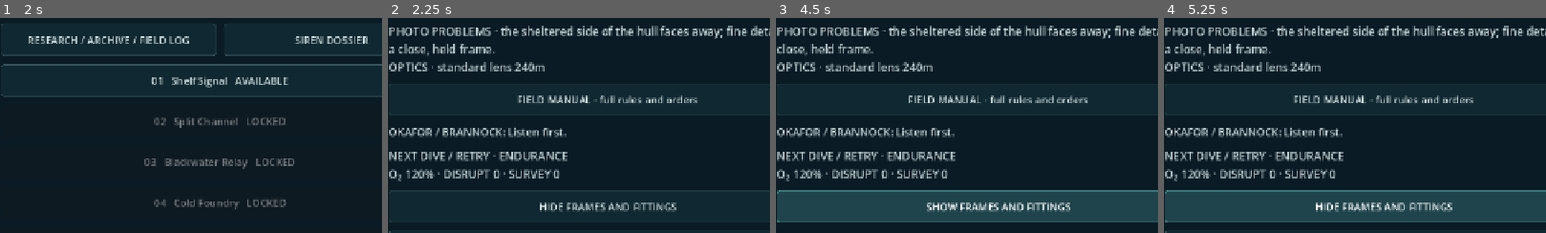
Above: before the commit, frames 1-4 (left to right).
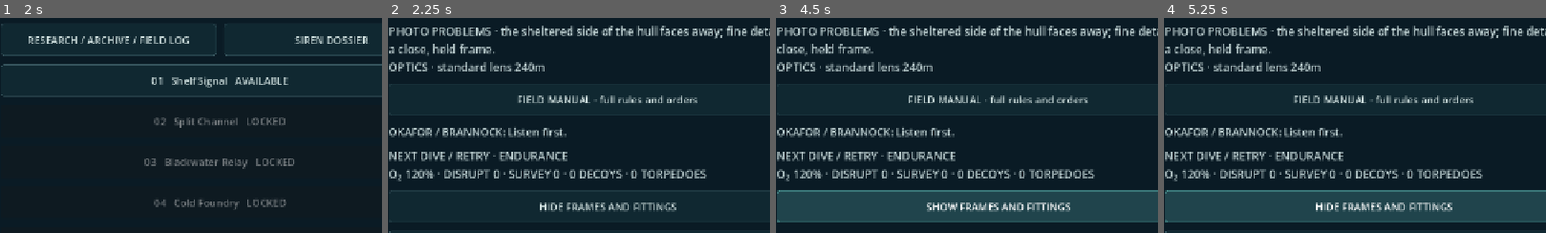
Above: after the commit, the same moments.

Repository: pemunson90-cmd/Siren-s-Song
Game: Godot game, scene res://scenes/main.tscn
Two runs of this game, one before a commit and one after it. Both use one fixed random seed, a clock stepped at 60 frames per second and the inputs below. Sound files missing from this copy of the repository are replaced by a short silence.
Inputs:
- Up to frame 1 (2 s): click "START GAME" at 0.5 s; click "CAMPAIGN" at 1.25 s
- Up to frame 2 (2.25 s): click "NEXT OPERATION" at 2 s
- Up to frame 3 (4.5 s): click "FIELD MANUAL · full rules and…" at 2.75 s; click "BACK TO BRIEFING" at 3.5 s; click "HIDE FRAMES AND FITTINGS" at 4.25 s
- Up to frame 4 (5.25 s): click "SHOW FRAMES AND FITTINGS" at 5 s
The pictures show only the part of the screen within x 21-71%, y 30-80%; the shares and areas given below are measured in that part.

Frame 1 is identical in both runs. In frame 2, 0.9% of the frame differs, in the area x 45-84%, y 70-75%; in frame 3, 0.9%; in frame 4, 0.9%.

Commit message:
Keep concise briefing stock and remaining tool fixtures accurate

Diff:
--- a/game/src/presentation/flow/campaign_flow.gd
+++ b/game/src/presentation/flow/campaign_flow.gd
@@ -102,7 +102,7 @@
 	var fit_start=host.panel_box.get_child_count()
 	if not host._campaign_pristine() and not EconomyPanel.briefing_line(host).is_empty():host._menu_text(EconomyPanel.briefing_line(host),14)
 	preload("res://src/presentation/crew/crew_view.gd").briefing(host,index)
-	host._menu_text("NEXT DIVE / RETRY · %s\nO₂ %d%% · DISRUPT %d · SURVEY %d"%[host.upgrade.to_upper(),stock[0],preload("res://src/equipment/tool_racks.gd").total(host.tool_racks,"emp"),preload("res://src/equipment/tool_racks.gd").total(host.tool_racks,"recon")],17)
+	host._menu_text("NEXT DIVE / RETRY · %s\nO₂ %d%% · DISRUPT %d · SURVEY %d · %d DECOYS · %d TORPEDOES"%[host.upgrade.to_upper(),stock[0],preload("res://src/equipment/tool_racks.gd").total(host.tool_racks,"emp"),preload("res://src/equipment/tool_racks.gd").total(host.tool_racks,"recon"),preload("res://src/equipment/tool_racks.gd").total(host.tool_racks,"decoy"),preload("res://src/equipment/tool_racks.gd").total(host.tool_racks,"knock")],17)
 	# Frames open after the first dive; recovered fittings appear once earned. A toggle folds them away.
 	if not compact:fit_start=host.panel_box.get_child_count()
 	# Keep the first briefing focused; fit details stay available in its existing optional fold.
--- a/game/tests/fix2_feedback_ui_tests.gd
+++ b/game/tests/fix2_feedback_ui_tests.gd
@@ -5,7 +5,10 @@
  var path="user://fix2-feedback-%d.save"%shape.x
  for suffix in ["",".bak",".tmp"]:DirAccess.remove_absolute(path+suffix)
  var game=load("res://scenes/main.tscn").instantiate();game.set_script(load("res://tests/density_main.gd"));game.capture_scenario="runtime-test";game.store.path=path
- root.add_child(game);await settle();game.set_process(false);game._start_mission(0)
+ root.add_child(game);await settle();game.set_process(false)
+ # The feedback assertion observes a real paid Disrupt order from Quietus.
+ game.tool_racks=preload("res://src/equipment/tool_racks.gd").empty();game.tool_racks.quietus.emp=1
+ game._start_mission(0)
  var s=game.sim;var u=s.units[0];var enemy=s.sirens[0]
  enemy.pos=u.pos+Vector2(60,0);enemy.band=1;enemy.transition={};enemy.lock=0.2;enemy.target=0;enemy.mode="LOCKING";s._observe()
  game._enter_water();game.mission_hud.hints.dismiss();game.mission_hud.open("tools",{"kind":"craft","unit":0,"pos":u.pos});await settle()
--- a/game/tests/order_row_scenarios.gd
+++ b/game/tests/order_row_scenarios.gd
@@ -45,12 +45,15 @@
   root.add_child(ui);await settle()
   for state in [{"mission":0,"task":"READY","stock":3},{"mission":1,"task":"ROUTE","stock":2},{"mission":5,"task":"EXPO …(366 unchanged characters)…
    if not capture_dir.is_empty() and not (state.task=="READY" or (state.task=="EXPOSING" and profile.name=="cover")):continue
+   # Seed the actual carrying rack for each finite-stock layout state.
+   ui.tool_racks=preload("res://src/equipment/tool_racks.gd").empty()
+   ui.tool_racks.quietus={"emp":state.stock,"recon":state.stock,"decoy":state.stock}
    ui._start_mission(state.mission);await settle()
    if state.task=="ROUTE":ui.sim.command("route",{"point":Vector2(320,800)})
    elif state.has("target"):ui.sim.captures[0]={"target":state.target,"elapsed":0.0}
    elif state.task=="LOST":ui.sim.units[1].alive=false
    elif state.task in ["CONTACT","DRONE"]:ui.sim.units[0].hold=state.task
-   ui.sim.tools={"emp":state.stock,"recon":state.stock,"decoy":state.stock};ui.sim.queue_mode=state.stock==0;ui.sim.pass_through=state.stock!=1;ui.sim.units[0].silent=state.stock!=2;ui._refresh();await settle()
+   ui.sim.queue_mode=state.stock==0;ui.sim.pass_through=state.stock!=1;ui.sim.units[0].silent=state.stock!=2;ui._refresh();await settle()
    if state.has("label"):
     check(ui.unit_buttons[0].text.get_slice("\n",1)==state.label,"%s active %s uses short honest %s task"%[profile.name,state.task,state.label])
     var b=ui.unit_buttons[0];var required=b.get_theme_font("font").get_string_size(state.label,HORIZONTAL_ALIGNMENT_LEFT,-1,b.get_theme_font_size("font_size")).x+b.get_theme_stylebox("normal").get_minimum_size().x
